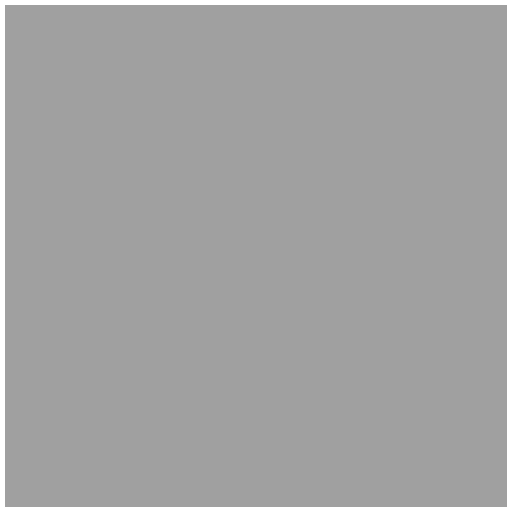
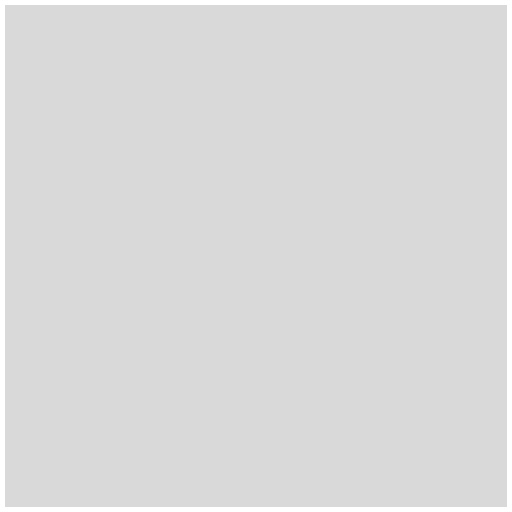
The second 512px x 512px image is a revision of the first. Changes to its layers:
pixels changed over left=5, top=5, right=507, bottom=507 (layer not identified)
